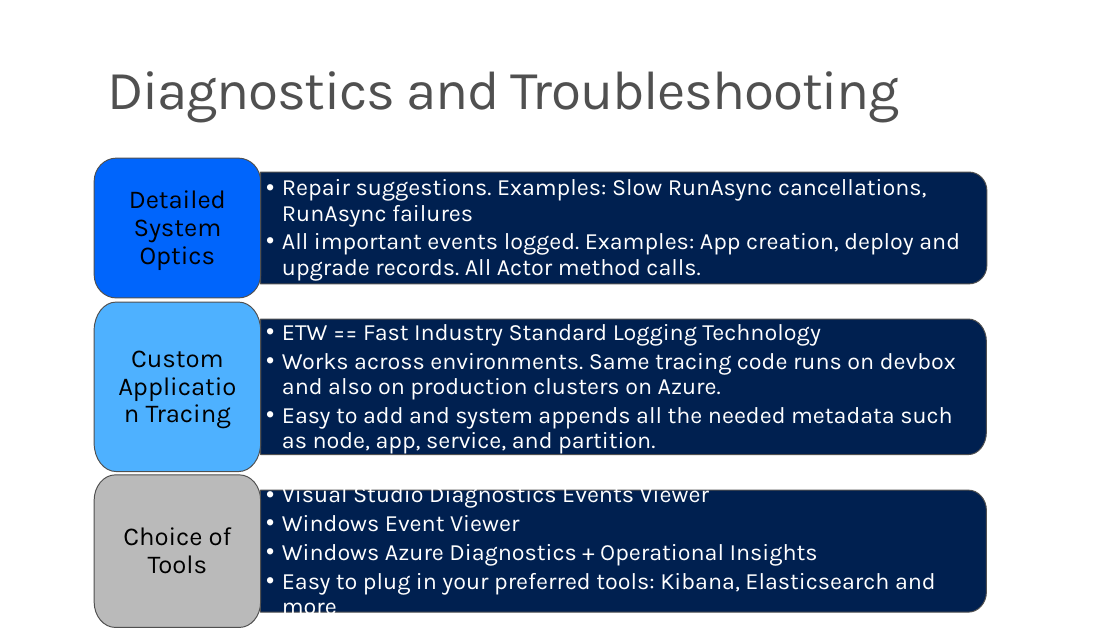
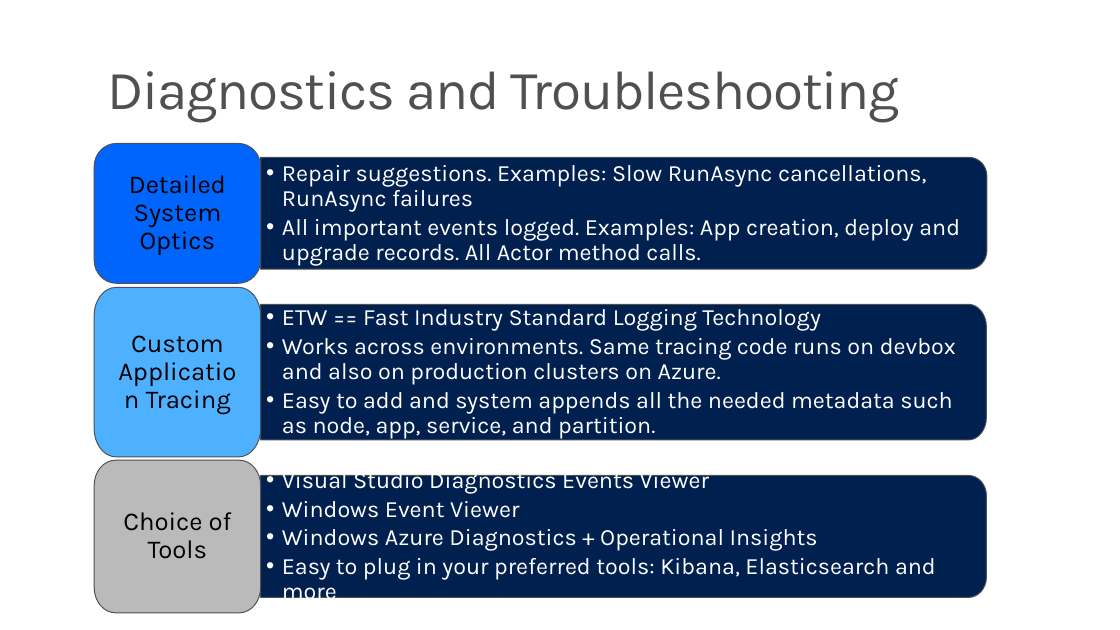
Before and after one commit to brentstineman/PersonalStuff, a slide deck: slide 27 of Presentations/Service Fabric/ServiceFabric Introduction.pptx (slide 30 before the commit). Drawn at 1120x630 pixels with LibreOffice and Linux fonts; fonts in the diff are those of the drawing. Boxes give left, top, right and bottom in pixels: in the first picture for what was removed or moved away, otherwise in the second. Text is boxed around its words. In the diff, an @@ line names an element or a change of style, - is before the commit and + after.

```diff
--- a/Presentations/Service Fabric/ServiceFabric Introduction.pptx
+++ b/Presentations/Service Fabric/ServiceFabric Introduction.pptx
@@ 6 freeform shapes: place and size @@
-6 freeform shapes at box(94, 158, 987, 628)
+6 freeform shapes at box(94, 143, 987, 613)
```
Also in this commit, not shown: 10 other slides changed, 2 slides added, 5 slides removed.
